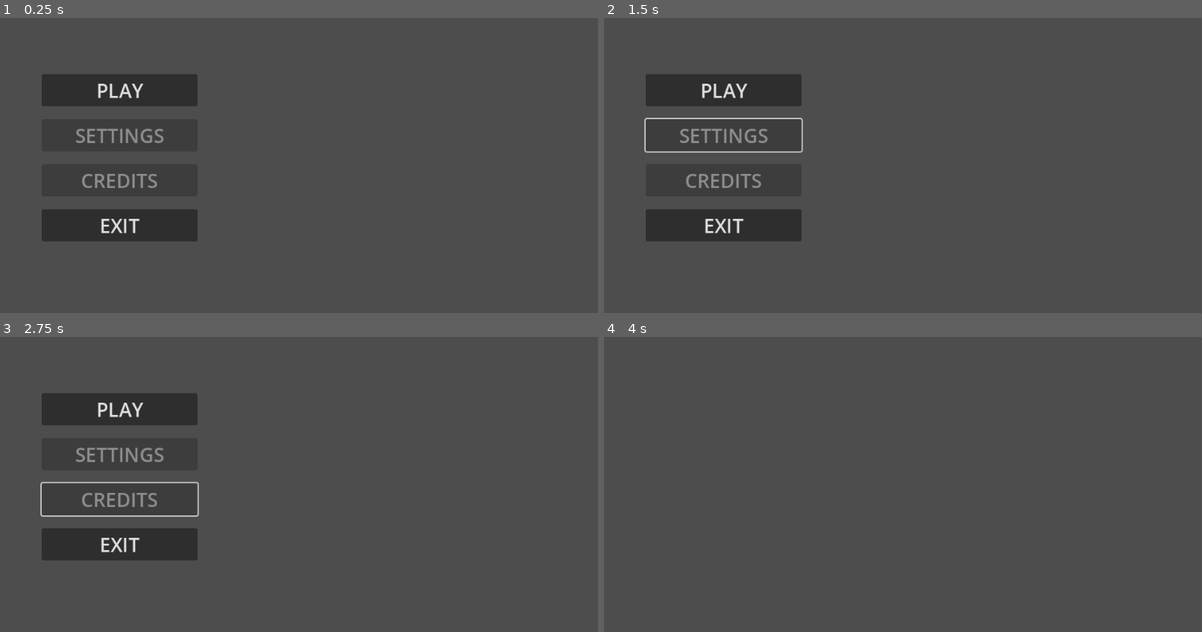
Above: before the commit, frames 1-4 (two rows, left to right).
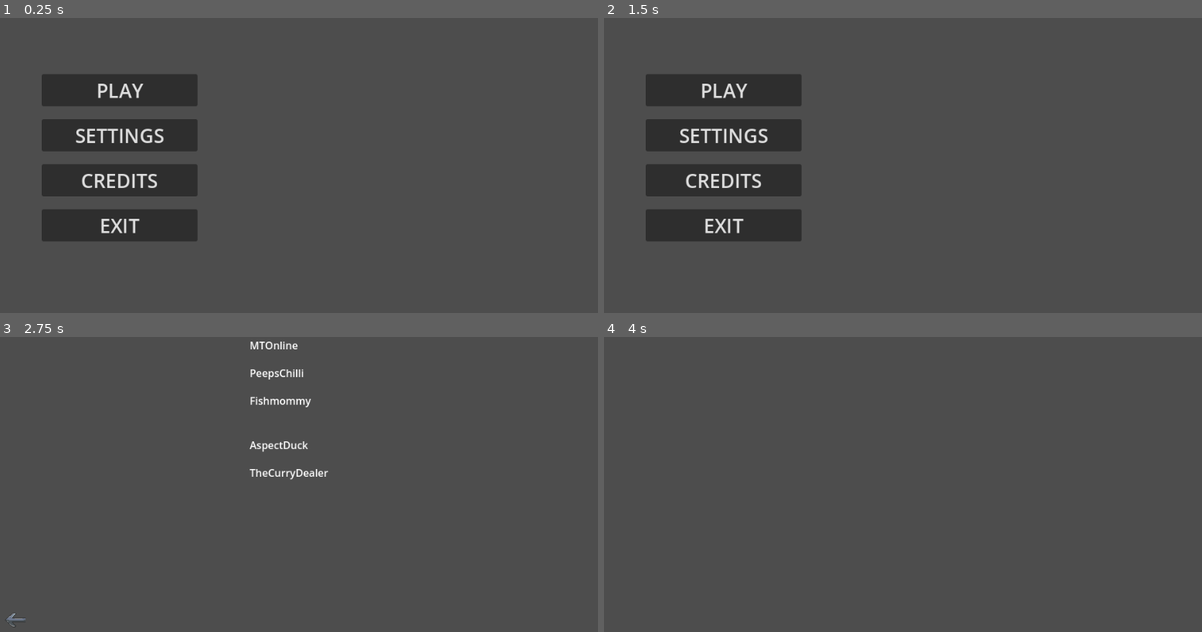
Above: after the commit, the same moments.

Repository: kinghos/GMTK-Game-Jam-2025
Game: Godot game, scene res://scenes/ui/title_screen.tscn
The game is run twice, just before and just after one commit, with the same random seed, the same clock (stepped at 60 frames per second) and the same inputs.
Inputs (mouse positions are in pixels of both pictures, inside the frame that each line leads up to):
- Up to frame 1 (0.25 s): no input
- Up to frame 2 (1.5 s): click (723, 136) at 0.5 s, where only the run after the commit has a clickable "SETTINGS"; click (627, 292) at 1.27 s
- Up to frame 3 (2.75 s): click (119, 499) at 2 s, where only the run after the commit has a clickable "CREDITS"
- Up to frame 4 (4 s): click (621, 620) at 2.77 s; click "PLAY" at 3.5 s

The runs differ from the first frame. In frame 1, 0.5% of the frame differs, in the area x 12-28%, y 37-58%; in frame 2, 0.9%; in frame 3, 7.2%, in the area x 1-55%, y 1-99%; in frame 4, nothing differs.

Commit message:
some more menu stuff

Diff:
--- a/scenes/ui/credits.tscn
+++ b/scenes/ui/credits.tscn
@@ -1,4 +1,6 @@
-[gd_scene load_steps=0 format=3 uid="uid://daq4fobxvmqj5"]
+[gd_scene load_steps=2 format=3 uid="uid://daq4fobxvmqj5"]
+
+[ext_resource type="PackedScene" uid="uid://yu5mo8j8kfvh" path="res://scenes/ui/menu_back_arrow.tscn" id="1_oap8i"]
 
 [node name="Credits" type="Control"]
 layout_mode = 3
@@ -7,3 +9,54 @@
 anchor_bottom = 1.0
 grow_horizontal = 2
 grow_vertical = 2
+
+[node name="Background" type="TextureRect" parent="."]
+layout_mode = 1
+anchors_preset = 15
+anchor_right = 1.0
+anchor_bottom = 1.0
+grow_horizontal = 2
+grow_vertical = 2
+
+[node name="VBoxContainer" type="VBoxContainer" parent="."]
+layout_mode = 1
+anchors_preset = -1
+anchor_left = 0.5
+anchor_top = 0.1
+anchor_right = 0.5
+anchor_bottom = 0.1
+offset_left = -35.0
+offset_right = 35.0
+offset_bottom = 40.0
+grow_horizontal = 2
+theme_override_constants/separation = 20
+alignment = 1
+
+[node name="MTOnline" type="Label" parent="VBoxContainer"]
+layout_mode = 2
+text = "MTOnline"
+
+[node name="PeepsChilli" type="Label" parent="VBoxContainer"]
+layout_mode = 2
+text = "PeepsChilli"
+
+[node name="Fishmommy" type="Label" parent="VBoxContainer"]
+layout_mode = 2
+text = "Fishmommy
+"
+
+[node name="AspectDuck" type="Label" parent="VBoxContainer"]
+layout_mode = 2
+text = "AspectDuck"
+
+[node name="TheCurryDealer" type="Label" parent="VBoxContainer"]
+layout_mode = 2
+text = "TheCurryDealer"
+
+[node name="MenuBackArrow" parent="." instance=ExtResource("1_oap8i")]
+layout_mode = 0
+offset_left = 39.0
+offset_top = 477.0
+offset_right = 71.0
+offset_bottom = 509.0
+flip_h = true
--- a/scenes/ui/pause_menu.gd
+++ b/scenes/ui/pause_menu.gd
@@ -1,6 +1,8 @@
 extends CanvasLayer
 
 var settings_menu_scene = preload("res://scenes/ui/settings.tscn")
+
+@onready var button_container = $Control/ButtonContainer
 
 func _on_resume_button_pressed() -> void:
 	Globals.toggle_pause_menu()
@@ -8,6 +10,7 @@
 func _on_settings_button_pressed() -> void:
 	var settings_instance = settings_menu_scene.instantiate()
 	add_child(settings_instance)
+	button_container.hide()
 
 func _on_menu_button_pressed() -> void:
 	Globals.toggle_pause_menu()
--- a/scenes/ui/pause_menu.tscn
+++ b/scenes/ui/pause_menu.tscn
@@ -30,7 +30,7 @@
 grow_horizontal = 2
 grow_vertical = 2
 
-[node name="VBoxContainer" type="VBoxContainer" parent="Control"]
+[node name="ButtonContainer" type="VBoxContainer" parent="Control"]
 layout_mode = 1
 anchors_preset = 8
 anchor_left = 0.5
@@ -45,18 +45,18 @@
 grow_vertical = 2
 theme_override_constants/separation = 20
 
-[node name="ResumeButton" type="Button" parent="Control/VBoxContainer"]
+[node name="ResumeButton" type="Button" parent="Control/ButtonContainer"]
 layout_mode = 2
 text = "RESUME	"
 
-[node name="SettingsButton" type="Button" parent="Control/VBoxContainer"]
+[node name="SettingsButton" type="Button" parent="Control/ButtonContainer"]
 layout_mode = 2
 text = "SETTINGS"
 
-[node name="MenuButton" type="Button" parent="Control/VBoxContainer"]
+[node name="MenuButton" type="Button" parent="Control/ButtonContainer"]
 layout_mode = 2
 text = "MAIN MENU"
 
-[connection signal="pressed" from="Control/VBoxContainer/ResumeButton" to="." method="_on_resume_button_pressed"]
-[connection signal="pressed" from="Control/VBoxContainer/SettingsButton" to="." method="_on_settings_button_pressed"]
-[connection signal="pressed" from="Control/VBoxContainer/MenuButton" to="." method="_on_menu_button_pressed"]
+[connection signal="pressed" from="Control/ButtonContainer/ResumeButton" to="." method="_on_resume_button_pressed"]
+[connection signal="pressed" from="Control/ButtonContainer/SettingsButton" to="." method="_on_settings_button_pressed"]
+[connection signal="pressed" from="Control/ButtonContainer/MenuButton" to="." method="_on_menu_button_pressed"]
--- /dev/null
+++ b/scenes/ui/settings.gd
@@ -0,0 +1,8 @@
+extends Control
+
+@onready var menu_back_arrow = $MenuBackArrow
+
+func _ready():
+	process_mode = Node.PROCESS_MODE_ALWAYS
+	if get_tree().is_paused():
+		menu_back_arrow.hide()
--- a/scenes/ui/settings.tscn
+++ b/scenes/ui/settings.tscn
@@ -1,13 +1,101 @@
-[gd_scene load_steps=2 format=3 uid="uid://bbbfxgqv47ulh"]
+[gd_scene load_steps=5 format=3 uid="uid://bbbfxgqv47ulh"]
 
 [ext_resource type="Theme" uid="uid://cqid6eqdw6f54" path="res://scenes/ui/ui.tres" id="1_8wfqe"]
+[ext_resource type="PackedScene" uid="uid://yu5mo8j8kfvh" path="res://scenes/ui/menu_back_arrow.tscn" id="2_7pacj"]
+[ext_resource type="Script" uid="uid://cumdgbgw8rwv0" path="res://scenes/ui/settings.gd" id="2_ptynm"]
+[ext_resource type="Script" uid="uid://dk7oyx2t2k3yj" path="res://scenes/ui/volume_control.gd" id="3_h175o"]
 
-[node name="Options" type="Control"]
+[node name="Settings" type="Control"]
 layout_mode = 3
-anchors_preset = 0
+anchors_preset = 15
+anchor_right = 1.0
+anchor_bottom = 1.0
+grow_horizontal = 2
+grow_vertical = 2
 theme = ExtResource("1_8wfqe")
+script = ExtResource("2_ptynm")
 
 [node name="VBoxContainer" type="VBoxContainer" parent="."]
 layout_mode = 0
 offset_right = 40.0
 offset_bottom = 40.0
+
+[node name="MenuBackArrow" parent="." instance=ExtResource("2_7pacj")]
+layout_mode = 0
+offset_left = 54.0
+offset_top = 464.0
+offset_right = 86.0
+offset_bottom = 496.0
+flip_h = true
+
+[node name="NoteToSelf" type="Label" parent="."]
+layout_mode = 0
+offset_left = 82.0
+offset_top = 138.0
+offset_right = 1308.0
+offset_bottom = 228.0
+text = "Note to self:
+We need the background, but it needs to be disabled if coming from the pause menu"
+
+[node name="Label" type="Label" parent="."]
+layout_mode = 0
+offset_left = 79.0
+offset_top = 274.0
+offset_right = 299.0
+offset_bottom = 316.0
+text = "Master Volume"
+
+[node name="MasterVolumeSlider" type="HSlider" parent="."]
+layout_mode = 0
+offset_left = 82.0
+offset_top = 236.0
+offset_right = 562.0
+offset_bottom = 413.0
+max_value = 1.0
+step = 0.01
+value = 1.0
+tick_count = 10
+script = ExtResource("3_h175o")
+bus_name = "Master"
+
+[node name="Label2" type="Label" parent="."]
+layout_mode = 0
+offset_left = 80.0
+offset_top = 349.0
+offset_right = 300.0
+offset_bottom = 391.0
+text = "Music"
+
+[node name="MusicSlider" type="HSlider" parent="."]
+layout_mode = 0
+offset_left = 83.0
+offset_top = 311.0
+offset_right = 563.0
+offset_bottom = 488.0
+max_value = 1.0
+step = 0.01
+value = 1.0
+tick_count = 10
+script = ExtResource("3_h175o")
+bus_name = "Master"
+
+[node name="Label3" type="Label" parent="."]
+layout_mode = 0
+offset_left = 118.0
+offset_top = 423.0
+offset_right = 338.0
+offset_bottom = 465.0
+text = "Sound Effects"
+
+[node name="SFXSlider" type="HSlider" parent="."]
+layout_mode = 0
+offset_left = 121.0
+offset_top = 385.0
+offset_right = 601.0
+offset_bottom = 562.0
+max_value = 1.0
+step = 0.01
+value = 1.0
+tick_count = 10
+script = ExtResource("3_h175o")
+bus_name = "Master"
--- a/scenes/ui/title_screen.gd
+++ b/scenes/ui/title_screen.gd
@@ -8,11 +8,11 @@
 func _on_play_button_pressed() -> void:
 	get_tree().change_scene_to_file("res://scenes/test_scene.tscn")
 
-func _on_options_button_pressed() -> void:
-	pass # get_tree().change_scene_to_file("res://scenes/ui/options.tscn")
+func _on_settings_button_pressed() -> void:
+	get_tree().change_scene_to_file("res://scenes/ui/settings.tscn")
 
 func _on_credits_button_pressed() -> void:
-	pass # get_tree().change_scene_to_file("res://scenes/ui/credits.tscn")
+	get_tree().change_scene_to_file("res://scenes/ui/credits.tscn")
 
 func _on_exit_button_pressed() -> void:
 	get_tree().quit()
--- a/scenes/ui/title_screen.tscn
+++ b/scenes/ui/title_screen.tscn
@@ -41,16 +41,14 @@
 size_flags_vertical = 3
 text = "PLAY"
 
-[node name="OptionsButton" type="Button" parent="VBoxContainer"]
+[node name="SettingsButton" type="Button" parent="VBoxContainer"]
 layout_mode = 2
 size_flags_vertical = 3
-disabled = true
 text = "SETTINGS"
 
 [node name="CreditsButton" type="Button" parent="VBoxContainer"]
 layout_mode = 2
 size_flags_vertical = 3
-disabled = true
 text = "CREDITS"
 
 [node name="ExitButton" type="Button" parent="VBoxContainer"]
@@ -59,6 +57,6 @@
 text = "EXIT"
 
 [connection signal="pressed" from="VBoxContainer/PlayButton" to="." method="_on_play_button_pressed"]
-[connection signal="pressed" from="VBoxContainer/OptionsButton" to="." method="_on_options_button_pressed"]
+[connection signal="pressed" from="VBoxContainer/SettingsButton" to="." method="_on_settings_button_pressed"]
 [connection signal="pressed" from="VBoxContainer/CreditsButton" to="." method="_on_credits_button_pressed"]
 [connection signal="pressed" from="VBoxContainer/ExitButton" to="." method="_on_exit_button_pressed"]
--- /dev/null
+++ b/scenes/ui/volume_control.gd
@@ -0,0 +1,12 @@
+extends HSlider
+
+@export_enum("Master", "Music", "Sound Effects") var bus_name: String
+var bus_index: int
+
+func _ready() -> void:
+	bus_index = AudioServer.get_bus_index(bus_name)
+	value_changed.connect(_on_value_changed)
+	value = db_to_linear(AudioServer.get_bus_volume_db(bus_index))
+
+func _on_value_changed(new_value: float) -> void:
+	AudioServer.set_bus_volume_db(bus_index, linear_to_db(new_value))
Not shown, added: scenes/ui/settings.gd.uid
Not shown, added: scenes/ui/volume_control.gd.uid
